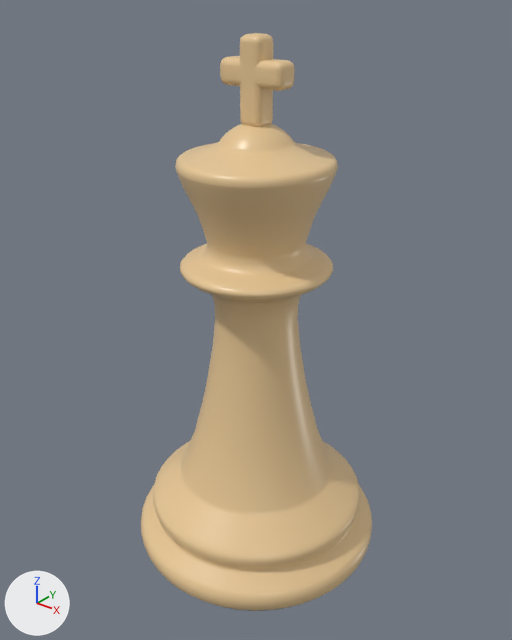
The glTF model assets/chess/models/king.glb: old version first, new version second.
Before and after are seen from a 50 mm camera at (0.112, -0.1402, 0.1615) aimed at (0.0, -0.0002, 0.0747). Lighting does not change. The marker at lower left points along +X, +Y and +Z. The first picture is the older version.

The older version as bpy lines, for what is in view:
```python
mat_wood = principled_material('wood')
mat_wood.base_color = (0.807, 0.578, 0.305)  # beige #e8c896
mat_wood.roughness = 0.35
me_king = bpy.data.meshes.new('King')
me_king.from_pydata(...)  # 3218 vertices, 6424 faces; spans x -0.037..0.037, y -0.037..0.037, z 0.0006..0.1493
me_king.materials.append(mat_wood)  # beige #e8c896
ob_king = bpy.data.objects.new('King', me_king)
ob_king.location = (0.0, 0.0, 0.0)
```
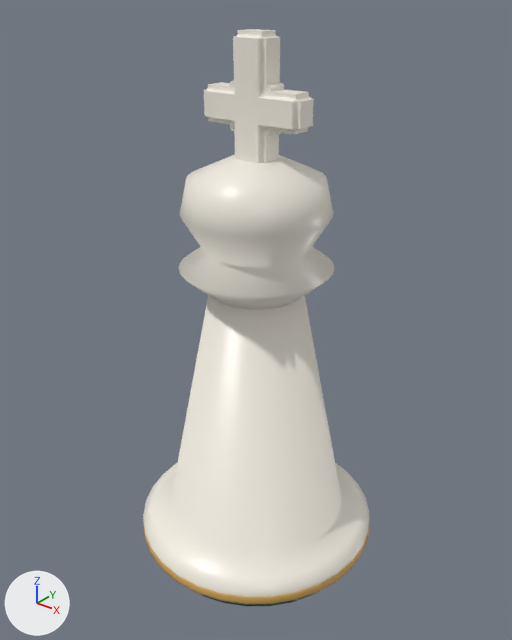
Pixel boxes [x1, y1, x2, y2] of what changed, in the pictures (512 x 640 px):
'King', recoloured, reshaped: before [141, 33, 372, 611]; after [143, 29, 370, 605]
part 1 of me_king, rebuilt: before [141, 124, 372, 611]; after [143, 295, 370, 605]
part 2 of me_king, added: after [178, 155, 334, 310]
part 3 of me_king, added: after [204, 29, 314, 163]
part 4 of me_king, deleted (beige): before [220, 33, 295, 127]

What changed in the scene script:
```text
Change mat_wood:
    mat_wood.base_color: (0.807, 0.578, 0.305) -> (0.896, 0.855, 0.761)  # beige #e8c896 -> white #f3eee2
Add mat_brass:
    mat_brass = principled_material('brass')
    mat_brass.base_color = (0.694, 0.418, 0.117)  # orange #d9ad60
    mat_brass.roughness = 0.35
Change me_king:
    used by ob_king; location = (0.0, 0.0, 0.0)
    remove me_king.from_pydata(...)  # 3218 vertices, 6424 faces; spans x -0.037..0.037, y -0.037..0.037, z 0.0006..0.1493
    add me_king.from_pydata(...)  # 675 vertices, 1398 faces; spans x -0.0362..0.0362, y -0.0362..0.0362, z 0.001..0.15
    me_king part 1: the loose piece of 3026 vertices spanning x -0.037..0.037, y -0.037..0.037, z 0.0006..0.129 is rebuilt with 290 vertices and now spans x -0.0362..0.0362, y -0.0362..0.0362, z 0.001..0.089
    me_king part 2: a new loose piece of 193 vertices spanning x -0.021..0.021, y -0.021..0.021, z 0.083..0.12, in mat_wood (white #f3eee2)
    me_king part 3: a new loose piece of 192 vertices spanning x -0.015..0.015, y -0.004..0.004, z 0.116..0.15, in mat_wood (white #f3eee2)
    me_king part 4
    192 vertices are removed from x -0.0098..0.0098, y -0.0034..0.0034, z 0.1278..0.1493
    376 faces are deleted
    add me_king.materials.append(mat_brass)  # orange #d9ad60
```
